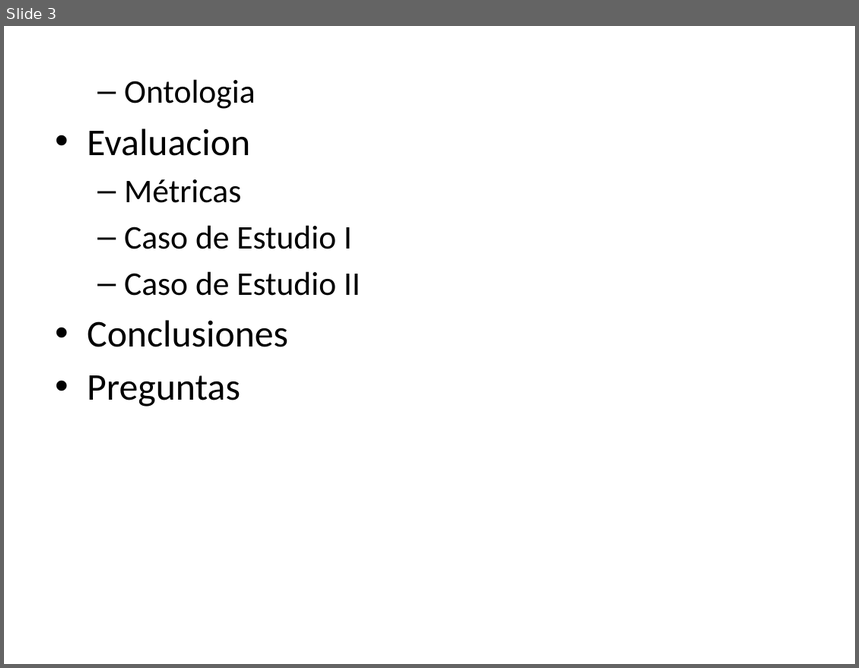
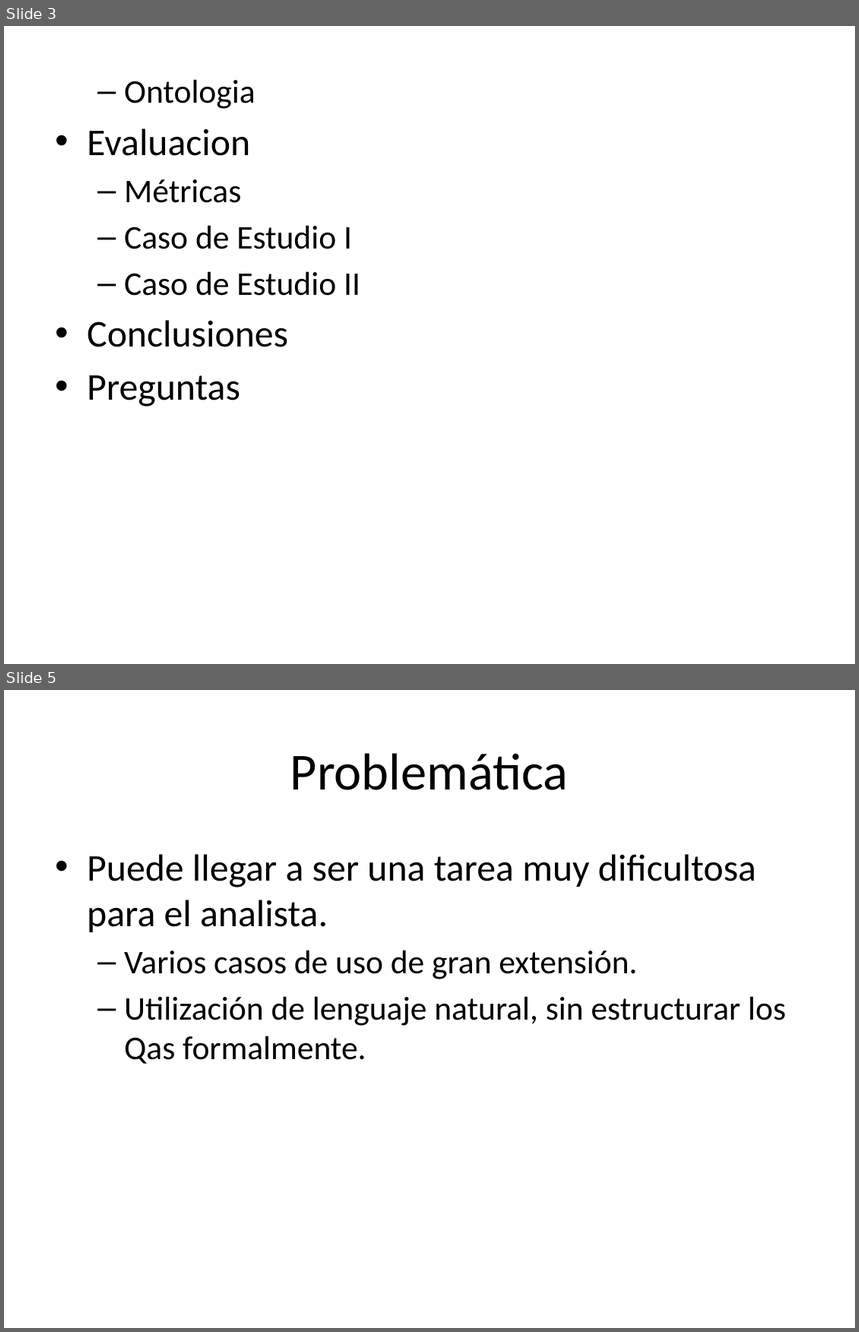
Before and after one commit to alejandrorago/qatesis2, a slide deck: Capitulos Finales/filiminasPeladas.pptx. Shown one above the other, each under a label of ours: slide 3 before the commit, slides 3 and 5 after it; the slides between them are not shown. The pictures are 859x668 and 859x1332 pixels, drawn with LibreOffice and Linux fonts; fonts in the diff are those of the drawing. Boxes give left, top, right and bottom in pixels: in the first picture for what was removed or moved away, otherwise in the second. Text is boxed around its words. In the diff, an @@ line names an element or a change of style, - is before the commit and + after.

```diff
--- a/Capitulos Finales/filiminasPeladas.pptx
+++ b/Capitulos Finales/filiminasPeladas.pptx
@@ slide 5 added at <box>4,690,855,1328</box>, background #FFFFFF @@
@@ title added at <box>291,753,569,790</box>, 44 pt, text #000000 @@
+Problemática
@@ text added at <box>87,854,786,1064</box>, 28 pt, text #000000 @@
+• Puede llegar a ser una tarea muy dificultosa para el analista.
+  – Varios casos de uso de gran extensión.
+  – Utilización de lenguaje natural, sin estructurar los Qas formalmente.
```
Also in this commit, not shown: 1 other slide added.
